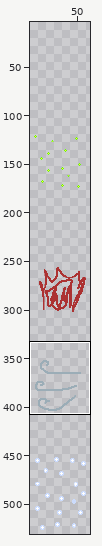
One commit to this pixel-art file: assets/images/effect_tileset.aseprite. Above, an overview of the earlier version with the close-up marked.
Close-up. As it was:
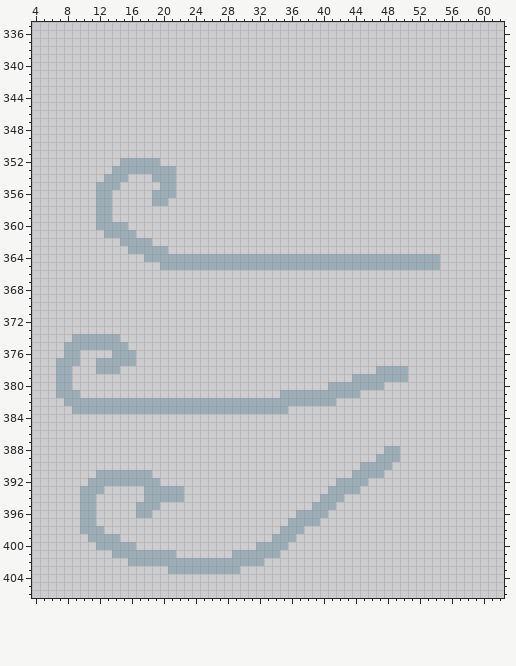
64x448 pixels, 1 frame. Shown: x 4..62, y 335..406. The old version is drawn lined up with the new one, on the new canvas. The wide view leaves out empty margins. The commit also changed other parts of the picture, which this record leaves out.
Now the later version:
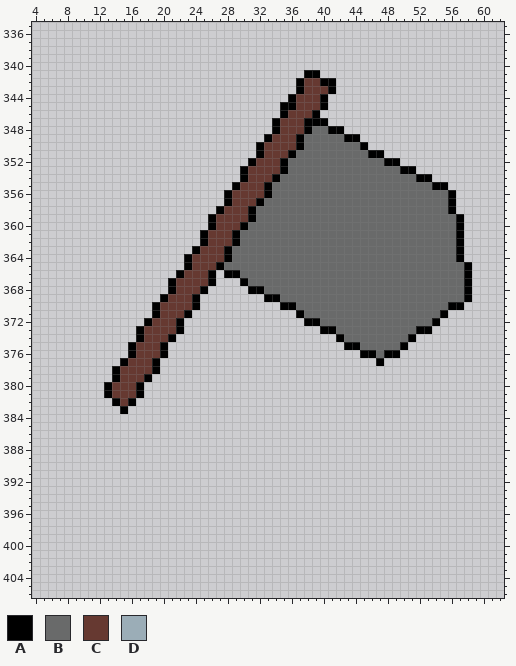
Palette (. is transparent): A #000000  B #696a6a  C #663931  D #9badb7
From old to new:
canvas 64x448 -> 64x560, the old top-left corner now at 0,112
Changed rows in their new state; - is an unchanged pixel.
first column x 7:
341 -------------------------------AA-------------------
342 ------------------------------ACCAA-----------------
343 ------------------------------ACCCA-----------------
344 -----------------------------ACCCA------------------
345 ----------------------------AACCCA------------------
346 ----------------------------ACCCA-------------------
347 ---------------------------ACCCAAA------------------
348 ---------------------------ACCCABBAA----------------
349 --------------------------ACCCABBBBBAA--------------
350 -------------------------ACCCCABBBBBBBA-------------
351 -------------------------ACCCABBBBBBBBBAA-----------
352 --------.....-----------ACCCABBBBBBBBBBBBAA---------
353 -------........--------ACCCCABBBBBBBBBBBBBBAA-------
354 ------...---...--------ACCCABBBBBBBBBBBBBBBBBAA-----
355 -----...-----..-------ACCCABBBBBBBBBBBBBBBBBBBBAA---
356 -----..-----...------ACCCCABBBBBBBBBBBBBBBBBBBBBBA--
357 -----..-----..-------ACCCABBBBBBBBBBBBBBBBBBBBBBBA--
358 -----..-------------ACCCABBBBBBBBBBBBBBBBBBBBBBBBA--
359 -----..------------ACCCCABBBBBBBBBBBBBBBBBBBBBBBBBA-
360 -----....----------ACCCABBBBBBBBBBBBBBBBBBBBBBBBBBA-
361 ------....--------ACCCABBBBBBBBBBBBBBBBBBBBBBBBBBBA-
362 --------....------ACCCABBBBBBBBBBBBBBBBBBBBBBBBBBBA-
363 ---------.....---ACCCABBBBBBBBBBBBBBBBBBBBBBBBBBBBA-
364 -----------.....ACCCCABBBBBBBBBBBBBBBBBBBBBBBBBBBBA-
365 -------------...ACCCABBBBBBBBBBBBBBBBBBBBBBBBBBBBBBA
366 ---------------ACCCA-AABBBBBBBBBBBBBBBBBBBBBBBBBBBBA
367 --------------ACCCCA---ABBBBBBBBBBBBBBBBBBBBBBBBBBBA
368 --------------ACCCA-----AABBBBBBBBBBBBBBBBBBBBBBBBBA
369 -------------ACCCA--------AABBBBBBBBBBBBBBBBBBBBBBBA
370 ------------ACCCCA----------AABBBBBBBBBBBBBBBBBBBAA-
371 ------------ACCCA-------------ABBBBBBBBBBBBBBBBBA---
372 -----------ACCCA---------------AABBBBBBBBBBBBBBA----
373 ----------ACCCCA-----------------AABBBBBBBBBBAA-----
374 --......--ACCCA--------------------ABBBBBBBBA-------
375 -........ACCCA----------------------AABBBBBA--------
376 -..----..ACCCA------------------------AABAA---------
377 ...--...ACCCA---------------------------A-----------
378 ..---..ACCCCA---------------------------....--------
379 ..-----ACCCA-------------------------.......--------
380 ..----ACCCA-----------------------.......-----------
381 ...---ACCCA-----------------..........--------------
382 -......ACA.........................-----------------
383 --......A....................-----------------------
first column x 10:
388 --------------------------------------..
389 -------------------------------------...
390 -----------------------------------....-
391 --.......-------------------------....--
392 -.........----------------------....----
393 ...-----.....------------------....-----
394 ..------.....-----------------...-------
395 ..-----...-------------------...--------
396 ..-----..------------------....---------
397 ..------------------------....----------
398 ...----------------------...------------
399 -....-------------------...-------------
400 --.....---------------....--------------
401 ----........-------......---------------
402 ------.................-----------------
403 -----------.........--------------------
